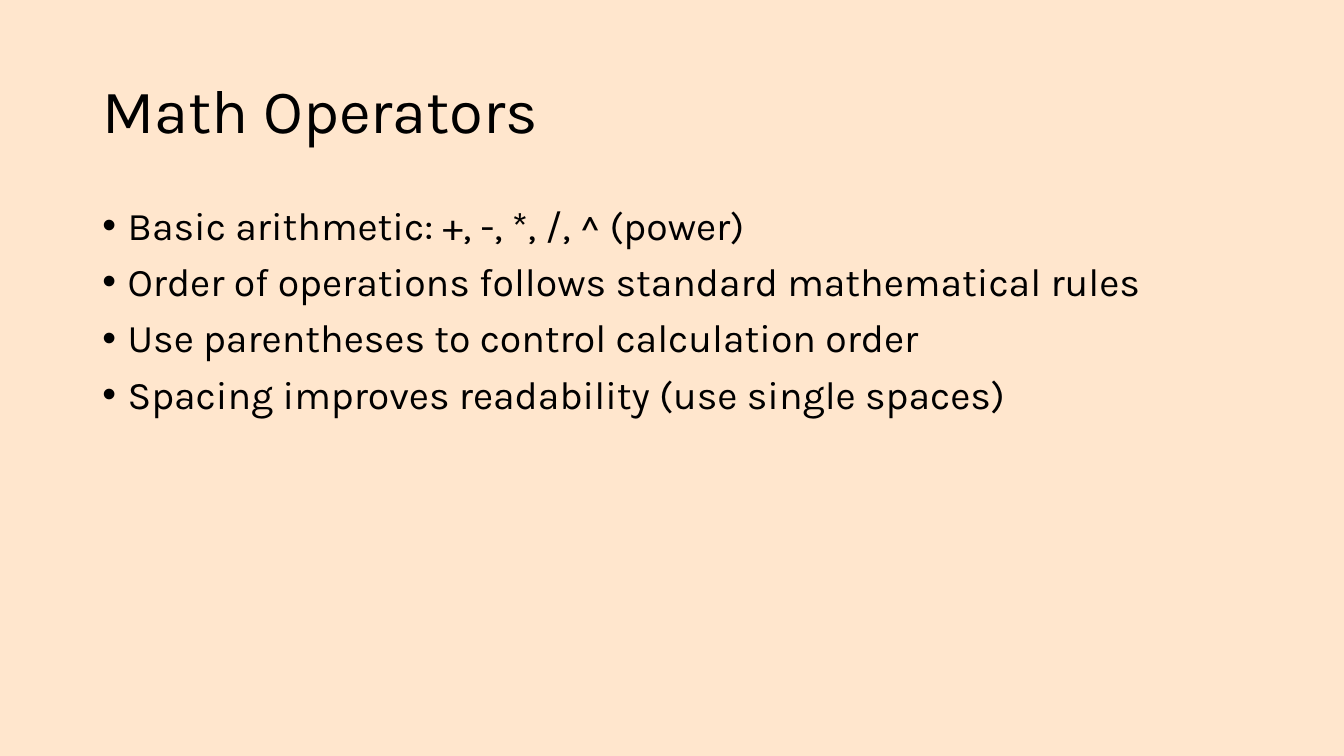
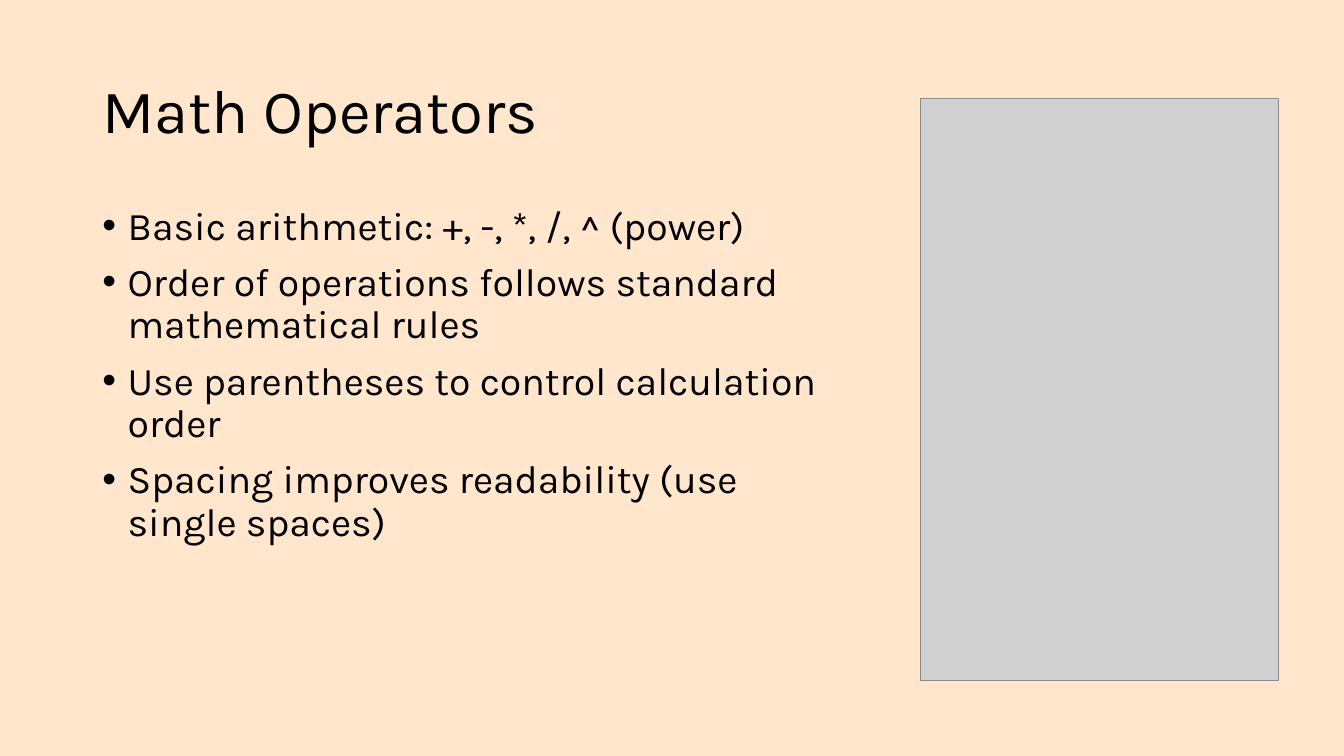
Before and after one commit to rstats-bootcamp/RStatsBootcamp-2025, a slide deck: slide 7 of slides/topics/02_r_language.pptx (slide 6 before the commit). Drawn at 1344x756 pixels with LibreOffice and Linux fonts; fonts in the diff are those of the drawing; grey boxes stand for pictures. Boxes give left, top, right and bottom in pixels: in the first picture for what was removed or moved away, otherwise in the second. Text is boxed around its words. In the diff, an @@ line names an element or a change of style, - is before the commit and + after.

```diff
--- a/slides/topics/02_r_language.pptx
+++ b/slides/topics/02_r_language.pptx
@@ picture added at [921, 99, 1278, 682] @@
@@ text "Basic arithmetic: +, -, *, ..." rewrapped from [128, 211, 1140, 419] to [128, 211, 817, 546] @@
```
Also in this commit, not shown: 5 other slides changed, 1 slide added, 16 other files.
